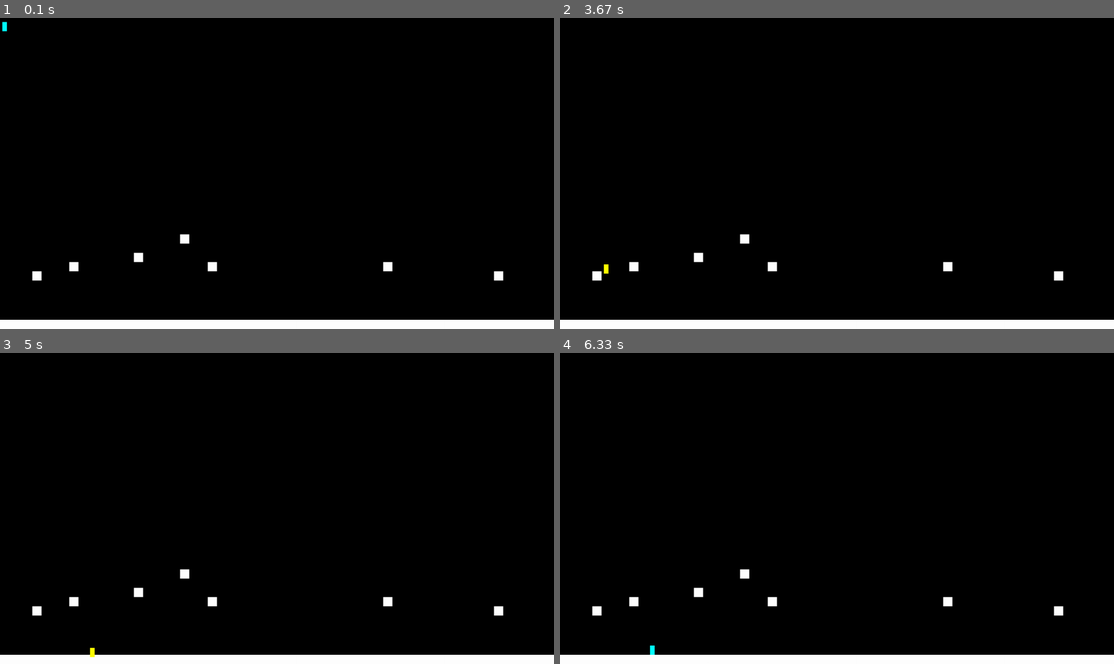
Above: before the commit, frames 1-4 (two rows, left to right).
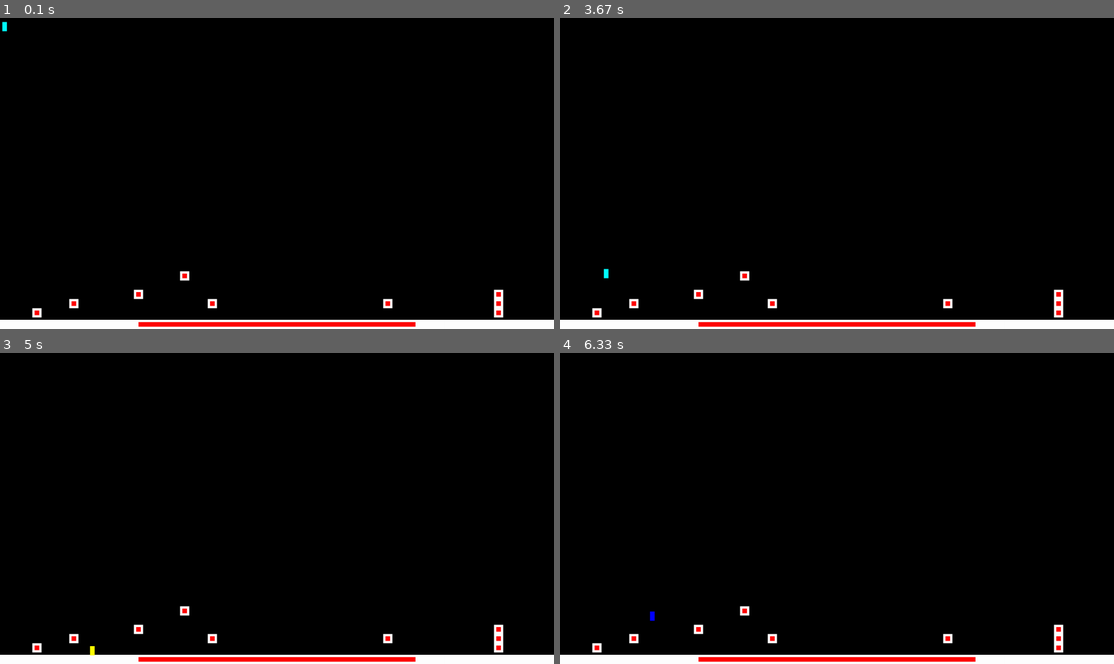
Above: after the commit, the same moments.

Repository: CocoMarck/Juego-cuadradoFeliz
Game: pygame game, started from cuadradoFeliz.py
Two runs of this game, one before a commit and one after it. Both use one fixed random seed, a clock stepped at 60 frames per second and the inputs below.
Inputs:
- Up to frame 1 (0.1 s): no input
- Up to frame 2 (3.67 s): hold Right 0.33-0.8 s; hold Right 0.83-1.3 s; hold Left 1.33-1.87 s; hold Left 1.9-2.3 s; hold Right 2.33-2.97 s; hold Left 3-3.47 s; hold Right from 3.5 s (still down)
- Up to frame 3 (5 s): release Right at 3.97 s; hold Right 4-4.47 s; hold Left from 4.5 s (still down)
- Up to frame 4 (6.33 s): release Left at 5.03 s; hold Left 5.07-5.47 s; tap Space at 5.5, 5.9, 6.2 s; hold Right from 5.83 s (still down)

The runs differ from the first frame. In frame 1, 1.8% of the frame differs, in the area x 5-91%, y 69-100%; in frame 2, 1.8%; in frame 3, 1.8%; in frame 4, 1.8%.

Commit message:
Add files via upload

Diff:
--- a/cuadradoFeliz.py
+++ b/cuadradoFeliz.py
@@ -1,4 +1,4 @@
-import pygame, sys
+import pygame, sys, random
 from pygame.locals import *
 
 # Inicalizar pygame
@@ -39,6 +39,7 @@
         )
 
         # Variables
+        self.hp = 100
         self.gravity_power = 4
         self.speed = 8
 
@@ -64,22 +65,62 @@
             self.jumping = True
 
     def update(self):
-        self.gravity = True
-
         # Colisiones
         collide = False
+        damage = False
+        instakill = False
+
+        # Colisiones Objetos dañinos
+        if pygame.sprite.spritecollide(self, instakill_objects, False):
+            collide = True
+            damage = True
+            instakill = True
+
+        # Colsiones objetos solidos
+        for solid_object in solid_objects:
+            # Acomodar coliders, dependiendo de la dirección de colisión:
+            # arriba, abajo, izquierda, o derecha
+            if self.rect.colliderect(solid_object.rect):
+                collide = True
+
+                # Arriba y abajo
+                if self.rect.y < solid_object.rect.y:
+                    self.rect.y = solid_object.rect.y - self.rect.height+1
+                    #self.jumping = False
+                elif self.rect.y > solid_object.rect.y:
+                    self.rect.y = solid_object.rect.y + solid_object.rect.height
+
+                # Izquierda y derecha
+                elif self.rect.x < solid_object.rect.x+1:
+                    self.rect.x = solid_object.rect.x - self.rect.width
+                elif self.rect.x > solid_object.rect.x:
+                    self.rect.x = solid_object.rect.x + solid_object.rect.width
+                #print(solid_object.rect.x)
+                #print(solid_object.rect.y)
+
         if self.rect.y >= disp_height:
+            collide = True
+
+        if pygame.sprite.spritecollide(self, solid_objects, False):
+            collide = True
+
+        # Eventos al colisionar
+        if collide == True:
             self.gravity = False
-            collide = True
-
-        if pygame.sprite.spritecollide(self, solid_objects, False):
-            self.gravity = False
-            collide = True
-
-        if collide == True:
-            #self.rect.x += random.randint(-1, 1)
-            #self.rect.y += random.randint(-1, 1)
             self.surf.fill( (255, 0, 0) )
+
+            if damage == True:
+                #self.rect.x += random.randint(-1, 1)
+                #self.rect.y += random.randint(-1, 1)
+                self.hp -= 10
+
+                if instakill == True:
+                    self.hp = -1
+
+                if self.hp <= 0:
+                    self.kill()
+        else:
+            self.gravity = True
 
         # Gravedad
         if (
@@ -90,9 +131,9 @@
 
             self.rect.y += self.gravity_power
 
-            print(
-                self.rect.x, self.rect.y
-            )
+            #print(
+            #    self.rect.x, self.rect.y
+            #)
         else:
             if self.jumping == True:
                 self.surf.fill( (0, 0, 255) )
@@ -104,24 +145,52 @@
             else:
                 self.surf.fill( (0, 255, 0) )
                 self.__jump_max_height = 64
-            print('sin gravedad')
+            #print('sin gravedad')
 
             self.rect.y += 0
 
 
 
 class Floor(pygame.sprite.Sprite):
-    def __init__(self):
+    def __init__(
+        self,
+        size = (disp_width, disp_width//60),
+        position = (disp_width//2, (disp_height-8)),
+        color=color_white
+    ):
         super().__init__()
 
         # Sprite
-        self.surf = pygame.Surface( (disp_width, 16) )
-        self.surf.fill(color_white)
+        self.surf = pygame.Surface( size )
+        self.surf.fill(color)
 
         # Collider y posición
         self.rect = self.surf.get_rect(
-            center = (disp_width//2, (disp_height-8))
-        )
+            center = position
+        )
+
+
+    def limit_collision(self):
+        # Limite de colision, si toca este limite, el jugador muere.
+        # Esto es demostrativo, aun no funcional
+        limit = pygame.sprite.Sprite()
+        limit_xy = [
+            round(self.rect.width*0.5, 4), round(self.rect.height*0.5, 4)
+        ]
+        limit.surf = pygame.Surface( (limit_xy[0], limit_xy[1]) )
+        limit.surf.fill( (255,0,0) )
+        limit.rect = limit.surf.get_rect(
+            center=(
+                self.rect.x+(self.rect.width -limit_xy[0]),
+                self.rect.y+(self.rect.height -limit_xy[1])
+            )
+        )
+        all_sprites.add(limit)
+        #print(self.rect.width)
+        #print(self.rect.height)
+        #print(limit_xy)
+        #print(self.rect.x+(self.rect.width -limit_xy[0]))
+        #print(self.rect.y+(self.rect.height -limit_xy[1]))
 
 
 
@@ -129,17 +198,14 @@
 # Grupos de sprites
 all_sprites = pygame.sprite.Group()
 solid_objects = pygame.sprite.Group()
+instakill_objects = pygame.sprite.Group()
 
 floor_main = Floor()
-player = Player()
-
 all_sprites.add(floor_main)
-all_sprites.add(player)
 solid_objects.add(floor_main)
 
 '''
 for x in range(0, 64):
-    import random
     floor = Floor()
     floor.surf = pygame.Surface( (16, 2) )
     floor.rect = floor.surf.get_rect(
@@ -158,11 +224,12 @@
 # Funciones
 def start_map(
         default_map = [
-            '', '', '', '', '', '', '', '', '', '', '', '', '', '', '', '', '', '', '', '', '', '', '', ''
+            '', '', '', '', '', '', '', '', '', '', '', '', '', '', '', '', '', '', '', '', '', '', '', '', '',
+            '', '', ''
             '...................p........................................',
             '............................................................',
-            '..............p.............................................',
-            '.......p..............p..................p..................',
+            '..............p......................................p......',
+            '.......p..............p..................p...........p......',
             '...p.................................................p......',
         ]
     ):
@@ -179,17 +246,21 @@
                 x_space += 1
             if space == 'p':
                 x_space += 1
-                plat = Floor()
-                plat.surf = pygame.Surface( (pixel_space, pixel_space) )
-                plat.surf.fill(color_white)
-                plat.rect = plat.surf.get_rect(
-                    center = ( (x_space*pixel_space), (y_column*pixel_space) )
+                plat = Floor(
+                    size=(pixel_space, pixel_space),
+                    position=( (x_space*pixel_space), (y_column*pixel_space) )
                 )
                 all_sprites.add(plat)
                 solid_objects.add(plat)
                 #test += f'columna {y_column}. {x_space*pixel_space}plataforma\n'
     #input(test)
 start_map()
+
+for plat in solid_objects:
+    plat.limit_collision()
+
+player = Player()
+all_sprites.add(player)
 
 
 
@@ -208,7 +279,7 @@
     display.fill(color_black)
 
     # Objetos / Sprites
-    floor_main.update()
+    #floor_main.update()
     player.update()
     player.move()
 
